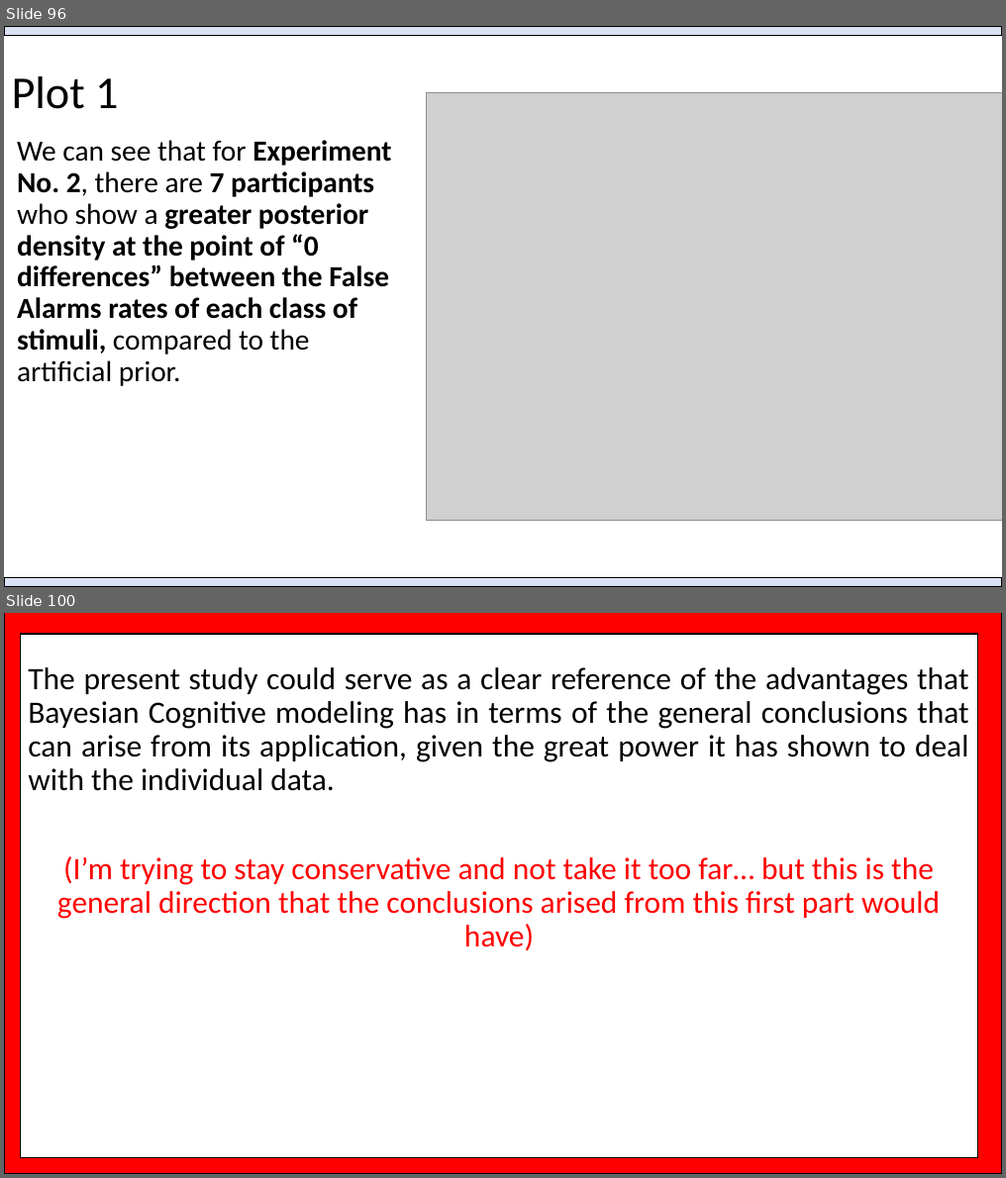
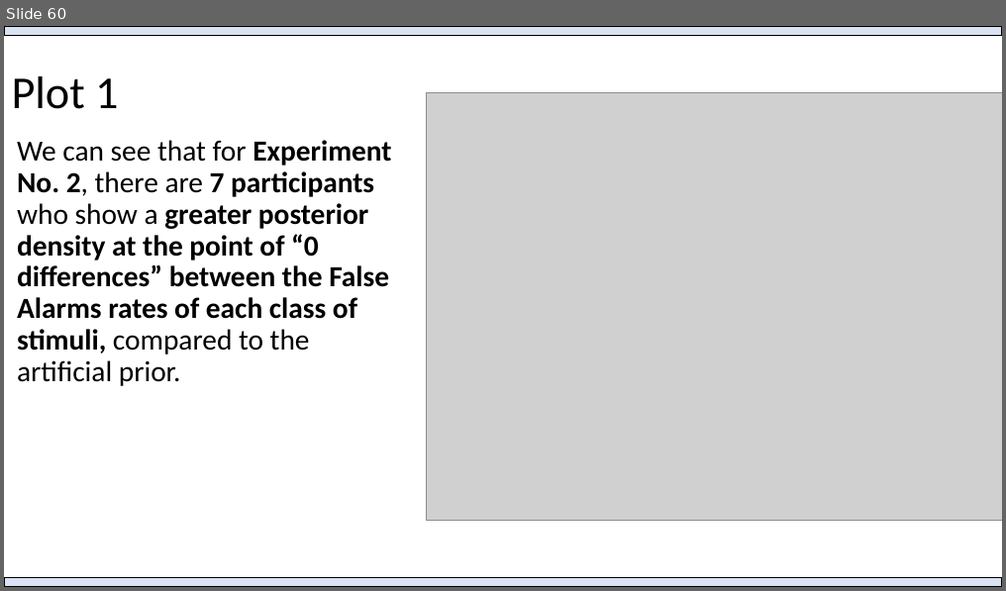
Before and after one commit to Adrifelcha/afchavez-019, a slide deck: Congresos/Presentaciones_Locales/Green_2019_BayesianSDT.pptx. Shown one above the other, each under a label of ours: slides 96 and 100 before the commit, slide 60 after it; the slides between them are not shown. The pictures are 1006x1178 and 1006x591 pixels, drawn with LibreOffice and Linux fonts; fonts in the diff are those of the drawing; grey boxes stand for pictures. Boxes give left, top, right and bottom in pixels: in the first picture for what was removed or moved away, otherwise in the second. Text is boxed around its words. In the diff, an @@ line names an element or a change of style, - is before the commit and + after.

```diff
--- a/Congresos/Presentaciones_Locales/Green_2019_BayesianSDT.pptx
+++ b/Congresos/Presentaciones_Locales/Green_2019_BayesianSDT.pptx
@@ slide 100 removed at [4,613,1002,1174], background #FFFFFF @@
@@ rectangle removed at [4,613,1002,1174] @@
@@ rectangle removed at [21,634,978,1158] @@
@@ text removed at [28,667,968,951] @@
-The present study could serve as a clear reference of the advantages that Bayesian Cognitive modeling has in terms of the general conclusions that can arise from its application, given the great power it has shown to deal with the individual data.
-(I’m trying to stay conservative and not take it too far… but this is the general direction that the conclusions arised from this first part would have)
@@ what was slide 96 is now slide 60 @@
```
Also in this commit, not shown: 10 slides changed, 20 slides added, 48 other slides removed.
